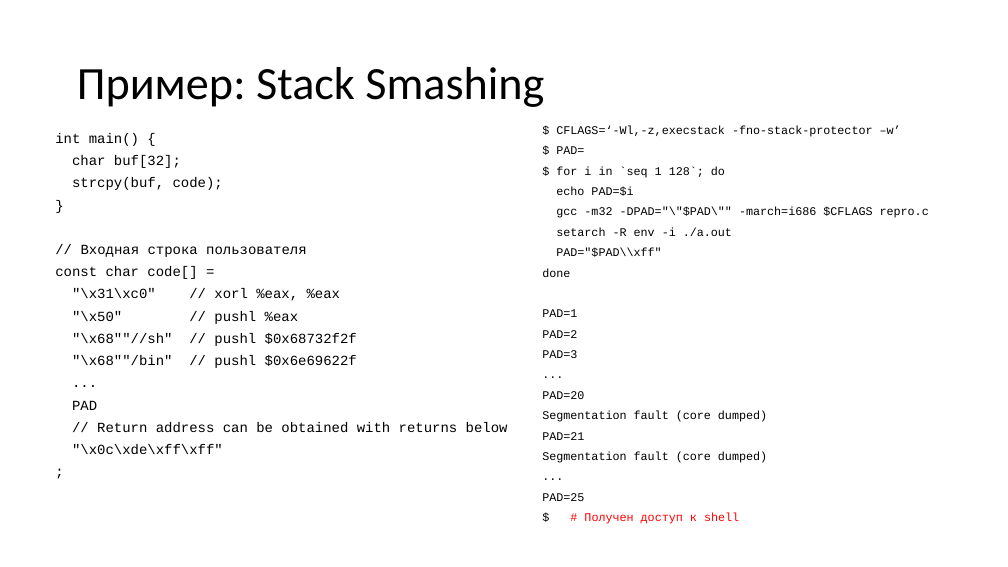
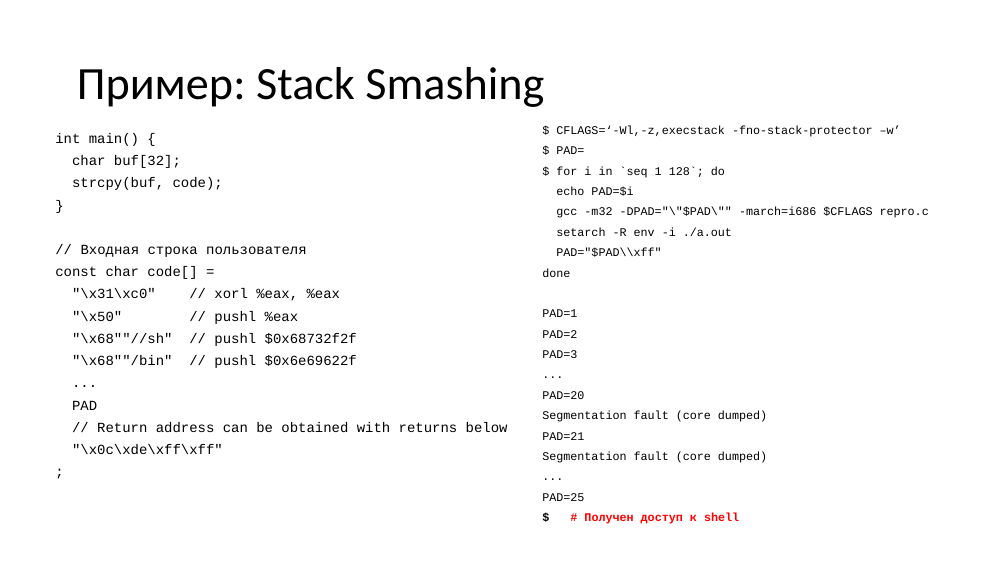
Before and after one commit to yugr/slides, a slide deck: slide 4 of CppZeroCost/2025/RU.pptx. Drawn at 1008x567 pixels with LibreOffice and Linux fonts; fonts in the diff are those of the drawing. Boxes give left, top, right and bottom in pixels: in the first picture for what was removed or moved away, otherwise in the second. Text is boxed around its words. In the diff, an @@ line names an element or a change of style, - is before the commit and + after.

```diff
--- a/CppZeroCost/2025/RU.pptx
+++ b/CppZeroCost/2025/RU.pptx
@@ text at box(584, 513, 739, 524): bold on in "$ # Получен доступ к shell" @@
```
Also in this commit, not shown: 1 other slide changed, 5 slides added, 1 other file.
